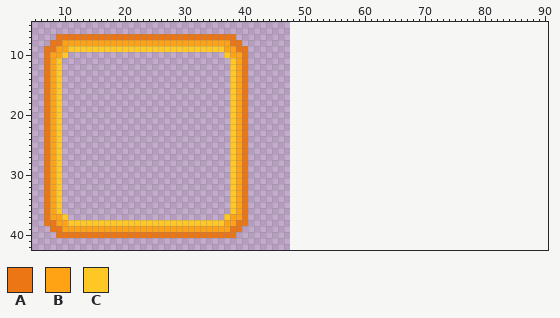
One commit to this pixel-art file: aseprite/menu.aseprite. This is how it looked before the edit.
48x48 pixels, 1 frame. Shown: x 5..90, y 5..42. The old version is drawn lined up with the new one, on the new canvas.
Palette (. is transparent): A #ed7614  B #ffa214  C #ffc825
Pixels before (only the part around the change), first column x 49:
 5 ..........................................
 6 ..........................................
 7 ..........................................
 8 ..........................................
 9 ..........................................
10 ..........................................
11 ..........................................
12 ..........................................
13 ..........................................
14 ..........................................
15 ..........................................
16 ..........................................
17 ..........................................
18 ..........................................
19 ..........................................
20 ..........................................
21 ..........................................
22 ..........................................
23 ..........................................
24 ..........................................
25 ..........................................
26 ..........................................
27 ..........................................
28 ..........................................
29 ..........................................
30 ..........................................
31 ..........................................
32 ..........................................
33 ..........................................
34 ..........................................
35 ..........................................
36 ..........................................
37 ..........................................
38 ..........................................
39 ..........................................
40 ..........................................
41 ..........................................
42 ..........................................
The same view after the edit:
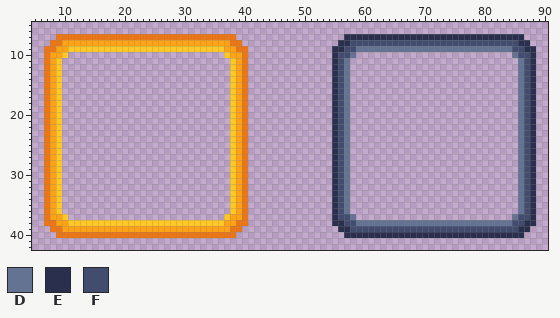
Colours new in this view: D #657392  E #2a2f4e  F #424c6e
Difference:
canvas 48x48 -> 96x48
y 7: x 57..86 .............................. -> EEEEEEEEEEEEEEEEEEEEEEEEEEEEEE
y 8: x 56..87 ................................ -> EEFFFFFFFFFFFFFFFFFFFFFFFFFFFFEE
y 9: x 55..88 .................................. -> EEFFDDDDDDDDDDDDDDDDDDDDDDDDDDFFEE
y 10: x 55..58 .... -> EFFD; x 85..88 .... -> DFFE
y 11..36: x 55..57 ... -> EFD; x 86..88 ... -> DFE
y 37: x 55..58 .... -> EFFD; x 85..88 .... -> DFFE
y 38: x 55..88 .................................. -> EEFFDDDDDDDDDDDDDDDDDDDDDDDDDDFFEE
y 39: x 56..87 ................................ -> EEFFFFFFFFFFFFFFFFFFFFFFFFFFFFEE
y 40: x 57..86 .............................. -> EEEEEEEEEEEEEEEEEEEEEEEEEEEEEE
Boxes around the changes in both pictures, in picture pixels (x1, y1, x2, y2):
added: (332, 34, 536, 238)
